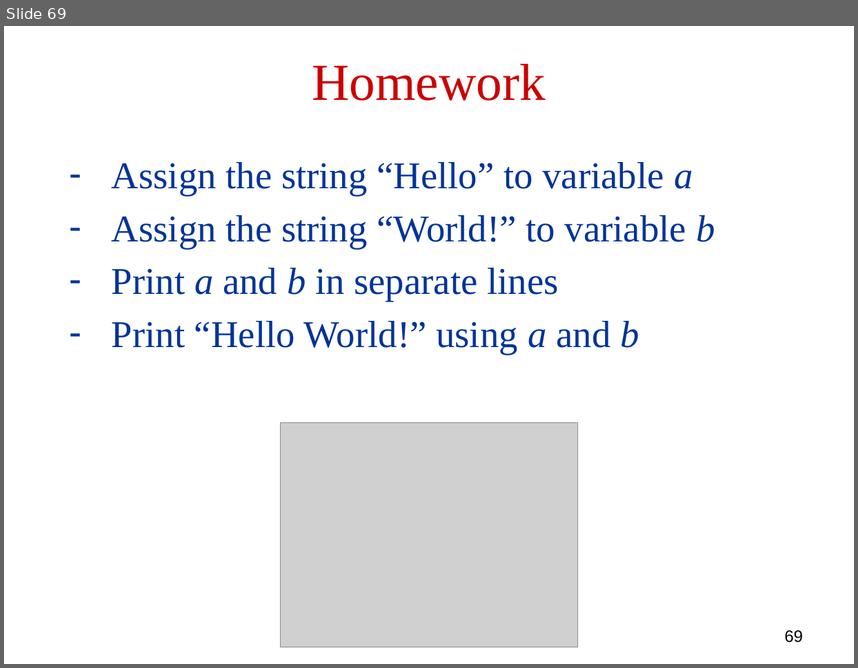
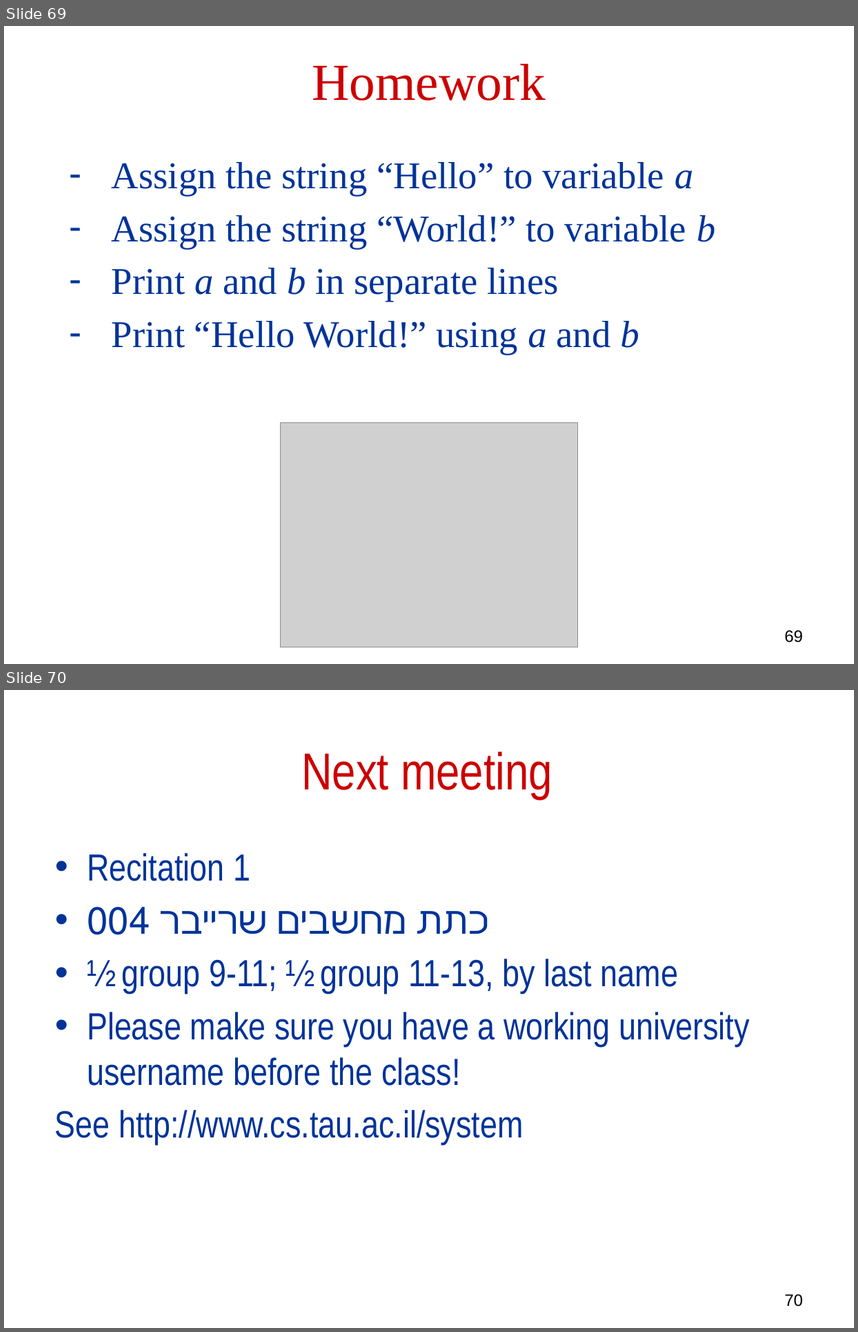
Before and after one commit to robintux/gip, a slide deck: Sessions/1/gip1.pptx. Shown one above the other, each under a label of ours: slide 69 before the commit, slides 69 and 70 after it. The pictures are 858x668 and 858x1332 pixels, drawn with LibreOffice and Linux fonts; fonts in the diff are those of the drawing; grey boxes stand for pictures. Boxes give left, top, right and bottom in pixels: in the first picture for what was removed or moved away, otherwise in the second. Text is boxed around its words. In the diff, an @@ line names an element or a change of style, - is before the commit and + after.

Commit message:
added slide about recitation

```diff
--- a/Sessions/1/gip1.pptx
+++ b/Sessions/1/gip1.pptx
@@ slide 70 added at (4,690,854,1328), background #FFFFFF @@
@@ title added at (301,751,553,799), 44 pt, text #CC0000 @@
+Next meeting
@@ text added at (55,853,750,1145), 32 pt, text #003399 @@
+• Recitation 1
+• כתת מחשבים שרייבר 004
+• ½ group 9-11; ½ group 11-13, by last name
+• Please make sure you have a working university username before the class!
+See http://www.cs.tau.ac.il/system
@@ page number added at (784,1294,803,1306), 14 pt, text #000000 @@
+70
```
